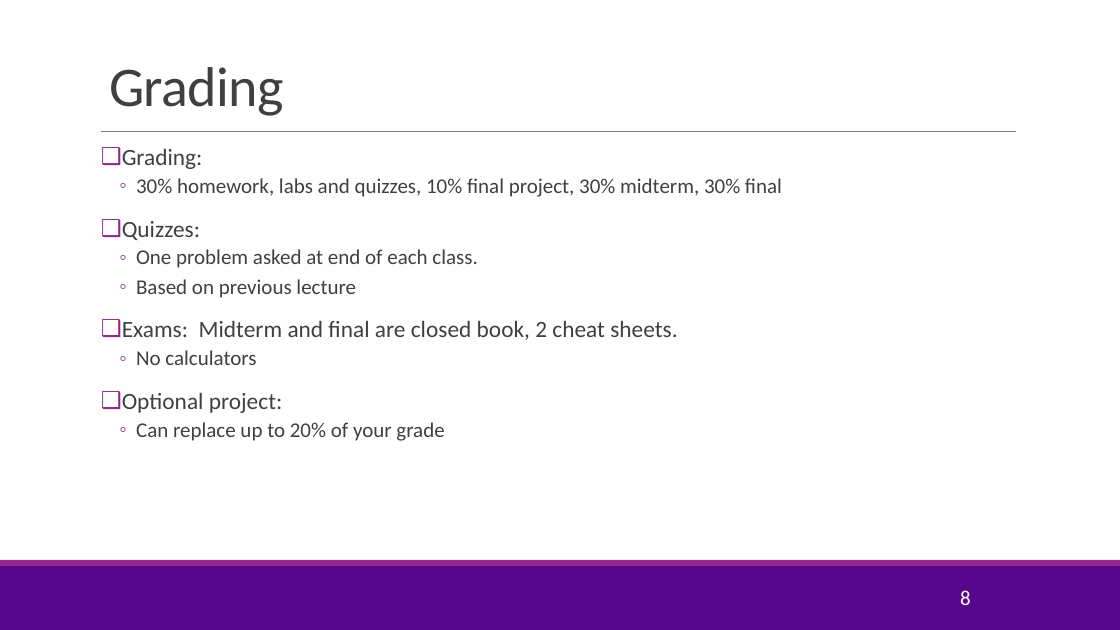
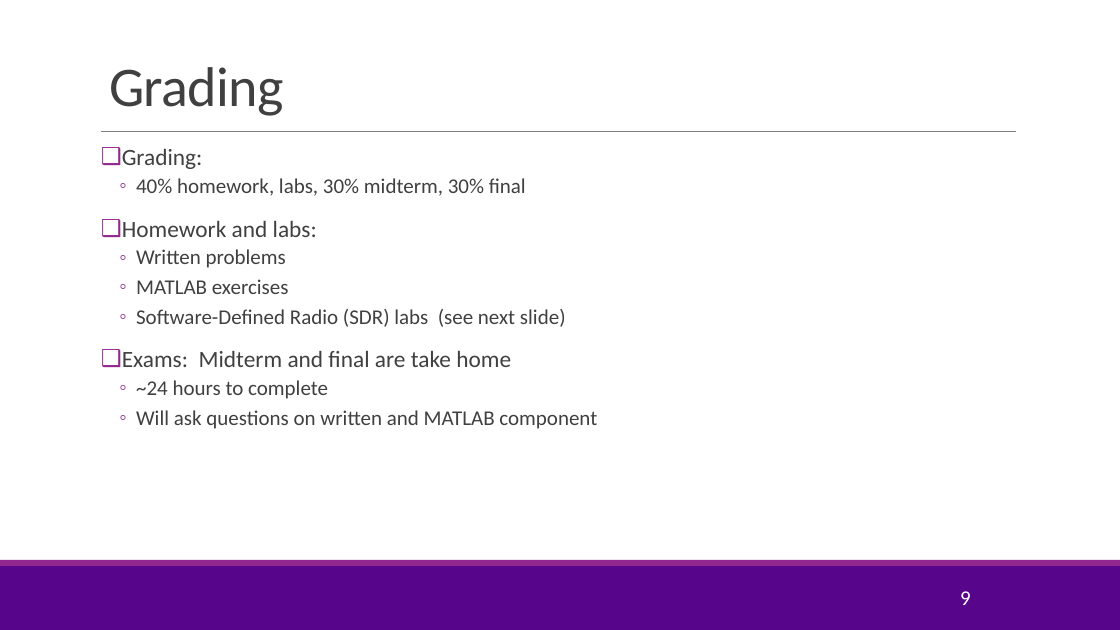
Before and after one commit to sdrangan/digitalcomm, a slide deck: slide 9 of Lectures/CourseAdmin.pptx (slide 8 before the commit). Drawn at 1120x630 pixels with LibreOffice and Linux fonts; fonts in the diff are those of the drawing; background and template pictures are left out. Boxes give left, top, right and bottom in pixels: in the first picture for what was removed or moved away, otherwise in the second. Text is boxed around its words. In the diff, an @@ line names an element or a change of style, - is before the commit and + after.

```diff
--- a/Lectures/CourseAdmin.pptx
+++ b/Lectures/CourseAdmin.pptx
@@ text at bbox=[122, 178, 597, 429]: text changed @@
-  ◦ 30% homework, labs and quizzes, 10% final project, 30% midterm, 30% final
-❑ Quizzes:
-  ◦ One problem asked at end of each class.
-  ◦ Based on previous lecture
-❑ Exams: Midterm and final are closed book, 2 cheat sheets.
-  ◦ No calculators
-❑ Optional project:
-  ◦ Can replace up to 20% of your grade
+  ◦ 40% homework, labs, 30% midterm, 30% final
+❑ Homework and labs:
+  ◦ Written problems
+  ◦ MATLAB exercises
+  ◦ Software-Defined Radio (SDR) labs (see next slide)
+❑ Exams: Midterm and final are take home
+  ◦ ~24 hours to complete
+  ◦ Will ask questions on written and MATLAB component
@@ page number at bbox=[960, 591, 971, 605]: text changed @@
-8
+9
```
Also in this commit, not shown: 8 other slides changed, 3 slides added, 1 slide removed, 4 other files.
